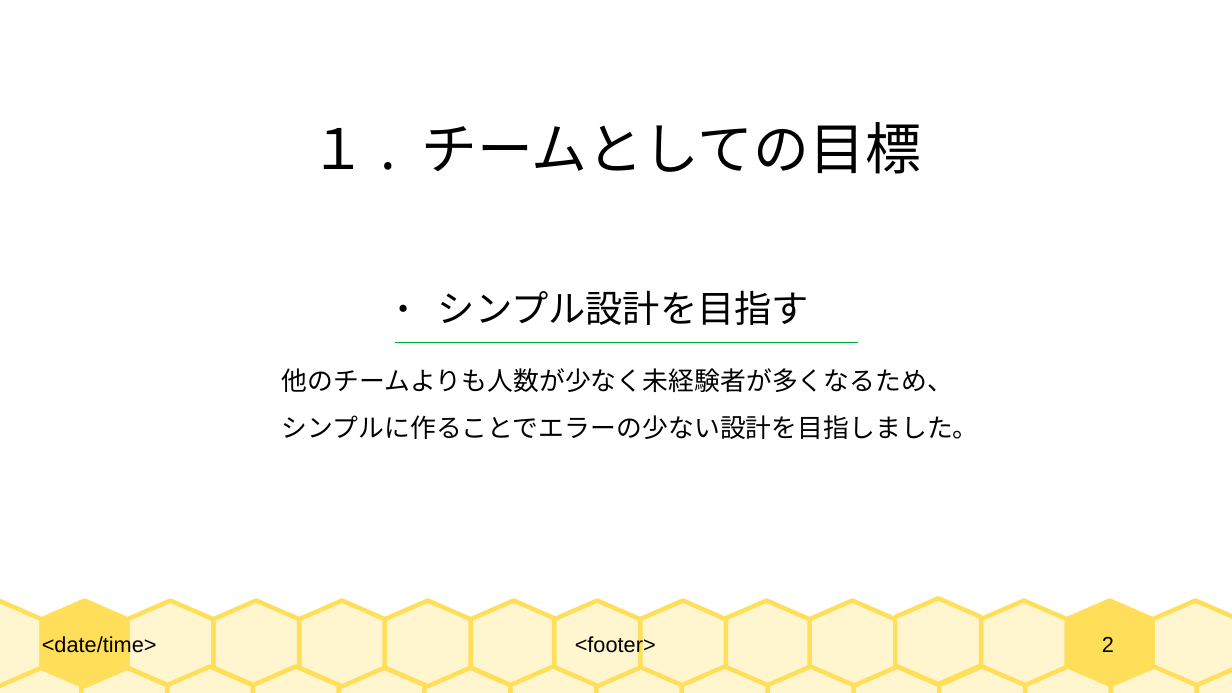
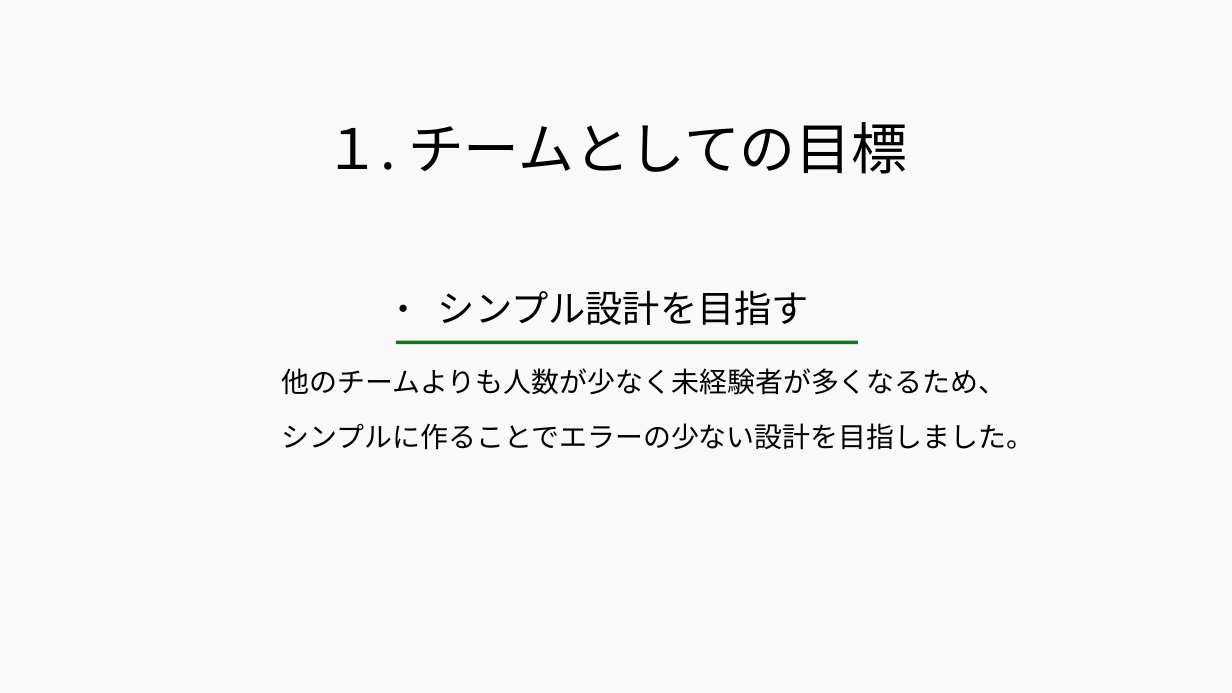
Before and after one commit to 2022java42-student008/LibraryProject, a slide deck: slide 2 of 図書管理システム - コピー.odp. Drawn at 1232x693 pixels with LibreOffice and Linux fonts; fonts in the diff are those of the drawing. Boxes give left, top, right and bottom in pixels: in the first picture for what was removed or moved away, otherwise in the second. Text is boxed around its words. In the diff, an @@ line names an element or a change of style, - is before the commit and + after.

```diff
--- a/図書管理システム - コピー.odp
+++ b/図書管理システム - コピー.odp
@@ rectangle added at <box>0,0,1232,693</box>, fill #EEEEEE at 35% opacity @@
@@ line (396, 342) - (859, 342): stroke #00A933 0 pt to #127622 2.3 pt @@
@@ text "他のチームよりも人数が少なく未経験者が多くなるため、" at <box>282,368,1035,450</box>: size 16.6 to 18 pt; more space between paragraphs @@
@@ text removed at <box>42,634,157,656</box> @@
-<date/time>
@@ text removed at <box>575,635,656,657</box> @@
-<footer>
@@ page number removed at <box>1102,637,1114,652</box> @@
-2
@@ group removed at <box>0,598,1232,693</box>: 30 freeform shapes @@
```
Also in this commit, not shown: 19 other slides changed.
